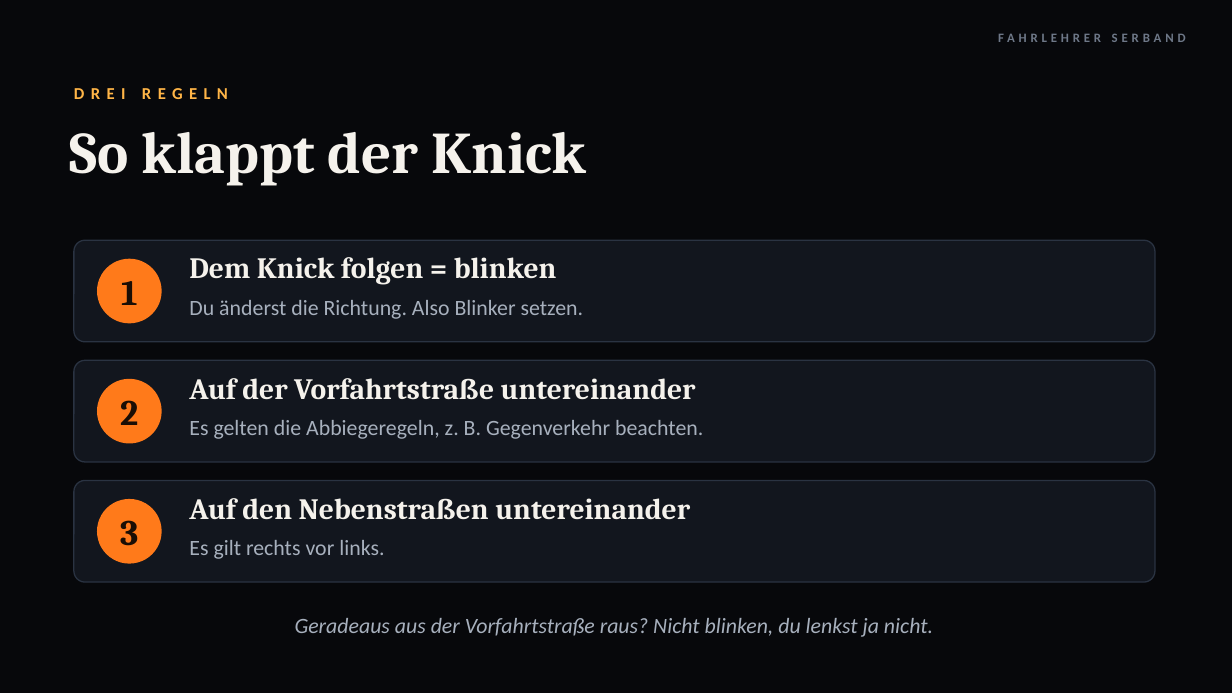
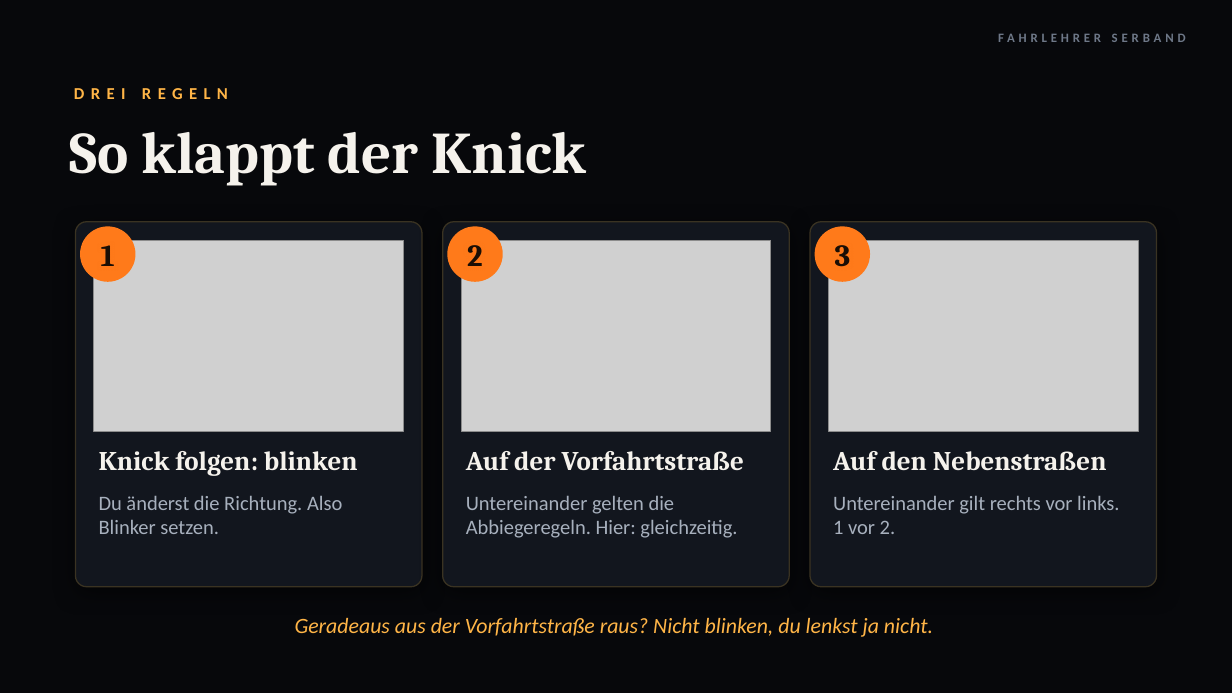
Before and after one commit to serband1995-hue/Fahrlehrer-Kompass-, a slide deck: slide 33 of theorie/abend-05-06/Abend_Lektion05_06.pptx (slide 32 before the commit). Drawn at 1232x693 pixels with LibreOffice and Linux fonts; fonts in the diff are those of the drawing; grey boxes stand for pictures; background and template pictures are left out. Boxes give left, top, right and bottom in pixels: in the first picture for what was removed or moved away, otherwise in the second. Text is boxed around its words. In the diff, an @@ line names an element or a change of style, - is before the commit and + after.

```diff
--- a/theorie/abend-05-06/Abend_Lektion05_06.pptx
+++ b/theorie/abend-05-06/Abend_Lektion05_06.pptx
@@ rounded rectangle: place and size @@
-rounded rectangle at <box>74,240,1155,342</box>
+rounded rectangle at <box>76,222,422,587</box>
@@ rounded rectangle at <box>76,222,422,587</box>: outline #2A3342 1 pt to #3A3322 1 pt; shadow on; proportions changed @@
@@ ellipse "1": place and size @@
-ellipse "1" at <box>97,259,162,323</box>
+ellipse "1" at <box>80,226,136,282</box>
@@ rounded rectangle added at <box>443,222,789,587</box>, fill #12161E, outline #3A3322 1 pt @@
@@ ellipse "2": place and size @@
-ellipse "2" at <box>97,379,162,444</box>
+ellipse "2" at <box>447,226,503,282</box>
@@ rounded rectangle added at <box>811,222,1157,587</box>, fill #12161E, outline #3A3322 1 pt @@
@@ size 28 to 24 pt in 3 elements at <box>80,226,136,282</box>, <box>447,226,503,282</box>, <box>815,226,871,282</box> @@
@@ ellipse "3": place and size @@
-ellipse "3" at <box>97,499,162,564</box>
+ellipse "3" at <box>815,226,871,282</box>
@@ picture added at <box>94,240,404,432</box> @@
@@ picture added at <box>461,240,771,432</box> @@
@@ picture added at <box>829,240,1139,432</box> @@
@@ rounded rectangle removed at <box>74,360,1155,462</box> @@
@@ text removed at <box>189,420,703,439</box> @@
-Es gelten die Abbiegeregeln, z. B. Gegenverkehr beachten.
@@ text at <box>99,451,358,476</box>: text changed; size 23 to 21 pt @@
-Dem Knick folgen = blinken
+Knick folgen: blinken
@@ text at <box>466,451,744,471</box>: text changed; size 23 to 21 pt @@
-Auf der Vorfahrtstraße untereinander
+Auf der Vorfahrtstraße
@@ text at <box>833,451,1107,471</box>: text changed; size 23 to 21 pt @@
-Auf den Nebenstraßen untereinander
+Auf den Nebenstraßen
@@ rounded rectangle removed at <box>74,481,1155,582</box> @@
@@ text "Du änderst die Richtung. Also ...": place and size @@
-text "Du änderst die Richtung. Also ..." at <box>189,300,584,319</box>
+text "Du änderst die Richtung. Also ..." at <box>99,496,342,534</box>
@@ text "Du änderst die Richtung. Also ..." at <box>99,496,342,534</box>: size 17 to 16 pt @@
@@ text added at <box>466,496,737,538</box>, 16 pt, text #A7B0BD @@
+Untereinander gelten die Abbiegeregeln. Hier: gleichzeitig.
@@ text at <box>833,496,1119,534</box>: text changed; size 17 to 16 pt @@
-Es gilt rechts vor links.
+Untereinander gilt rechts vor links. 1 vor 2.
@@ text "Geradeaus aus der Vorfahrtstraße raus? ..." at <box>295,618,933,637</box>: text colour #A7B0BD to #FFB547 @@
```
Also in this commit, not shown: 1 other slide changed, 10 slides added, 7 other files.
